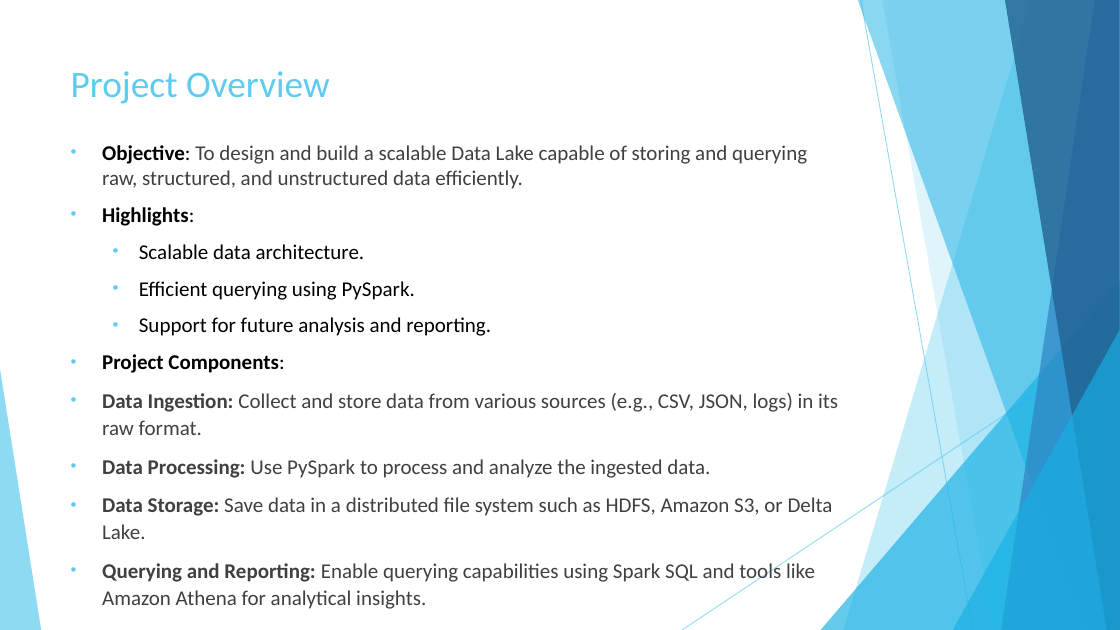
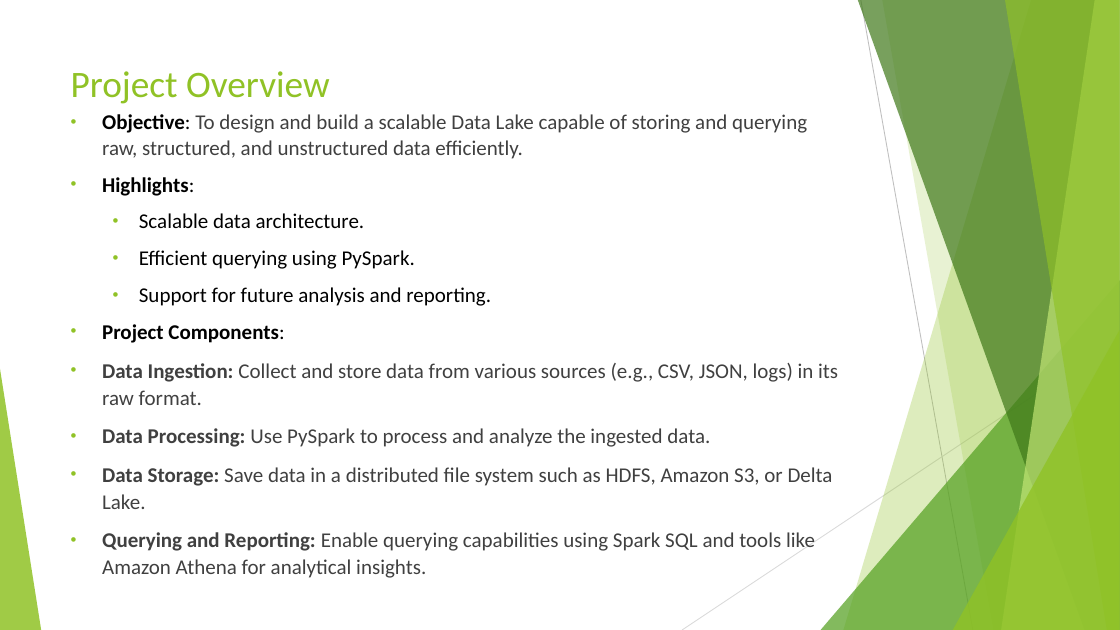
Before and after one commit to rdinesh808/Data_Lake_Construction_and_Querying_With_PySpark, a slide deck: slide 2 of Data_Lake_Construction_and_Querying_With_PySpark.pptx. Drawn at 1120x630 pixels with LibreOffice and Linux fonts; fonts in the diff are those of the drawing. Boxes give left, top, right and bottom in pixels: in the first picture for what was removed or moved away, otherwise in the second. Text is boxed around its words. In the diff, an @@ line names an element or a change of style, - is before the commit and + after.

```diff
--- a/Data_Lake_Construction_and_Querying_With_PySpark.pptx
+++ b/Data_Lake_Construction_and_Querying_With_PySpark.pptx
@@ freeform shape at (844,0,1120,630): fill #5FCBEF at 36% opacity to #90C226 at 30% opacity @@
@@ freeform shape at (858,0,1120,630): fill #17B0E4 at 50% opacity to #3F7819 at 70% opacity @@
@@ line (861, 0) - (973, 630): stroke #5FCBEF 0.75 pt to #BFBFBF 0.75 pt @@
@@ freeform shape at (882,0,1120,630): fill #5FCBEF at 20% opacity to #90C226 at 20% opacity @@
@@ freeform shape at (1002,0,1120,630): fill #2E83C3 at 70% opacity to #C0E474 at 70% opacity @@
@@ freeform shape at (1005,0,1120,630): fill #226292 at 80% opacity to #90C226 at 65% opacity @@
@@ title "Project Overview" at (71,71,330,104): text colour #5FCBEF to #90C226 @@
@@ text "Objective: To design and build ...": place and size @@
-text "Objective: To design and build ..." at (102,145,838,584)
+text "Objective: To design and build ..." at (102,114,838,578)
@@ text "Objective: To design and build ..." at (102,114,838,578): bullet colour #5FCBEF to #90C226 @@
@@ triangle at (821,280,1120,630): fill #17B0E4 at 66% opacity to #54A021 at 72% opacity @@
@@ line (1120, 339) - (682, 630): stroke #5FCBEF 0.75 pt to #D9D9D9 0.75 pt @@
@@ triangle at (953,330,1120,630): fill #17B0E4 at 66% opacity to #90C226 at 80% opacity @@
@@ triangle at (0,369,41,630): fill #5FCBEF at 70% opacity to #90C226 at 85% opacity @@
```
Also in this commit, not shown: 11 other slides changed.
